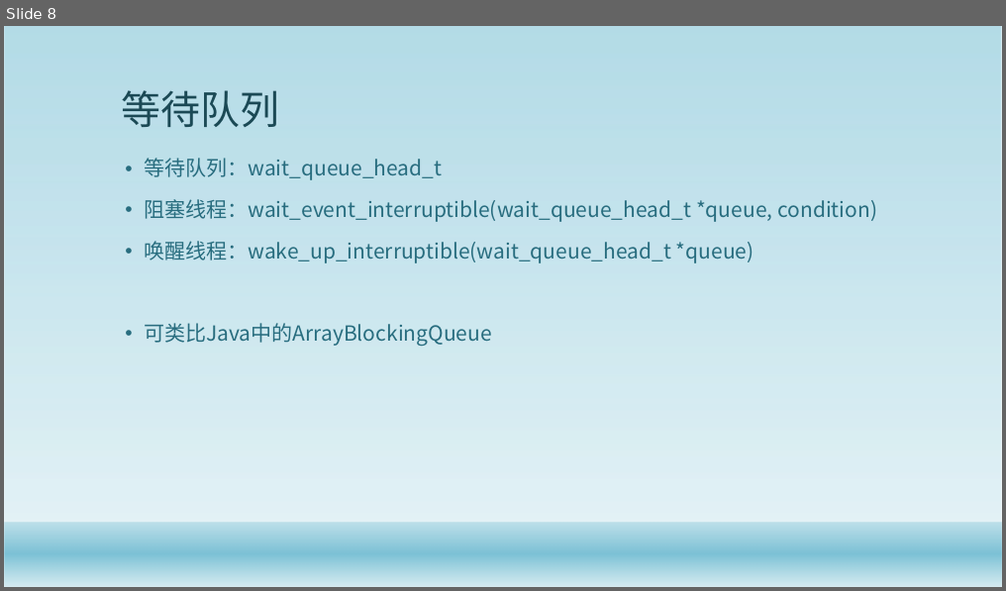
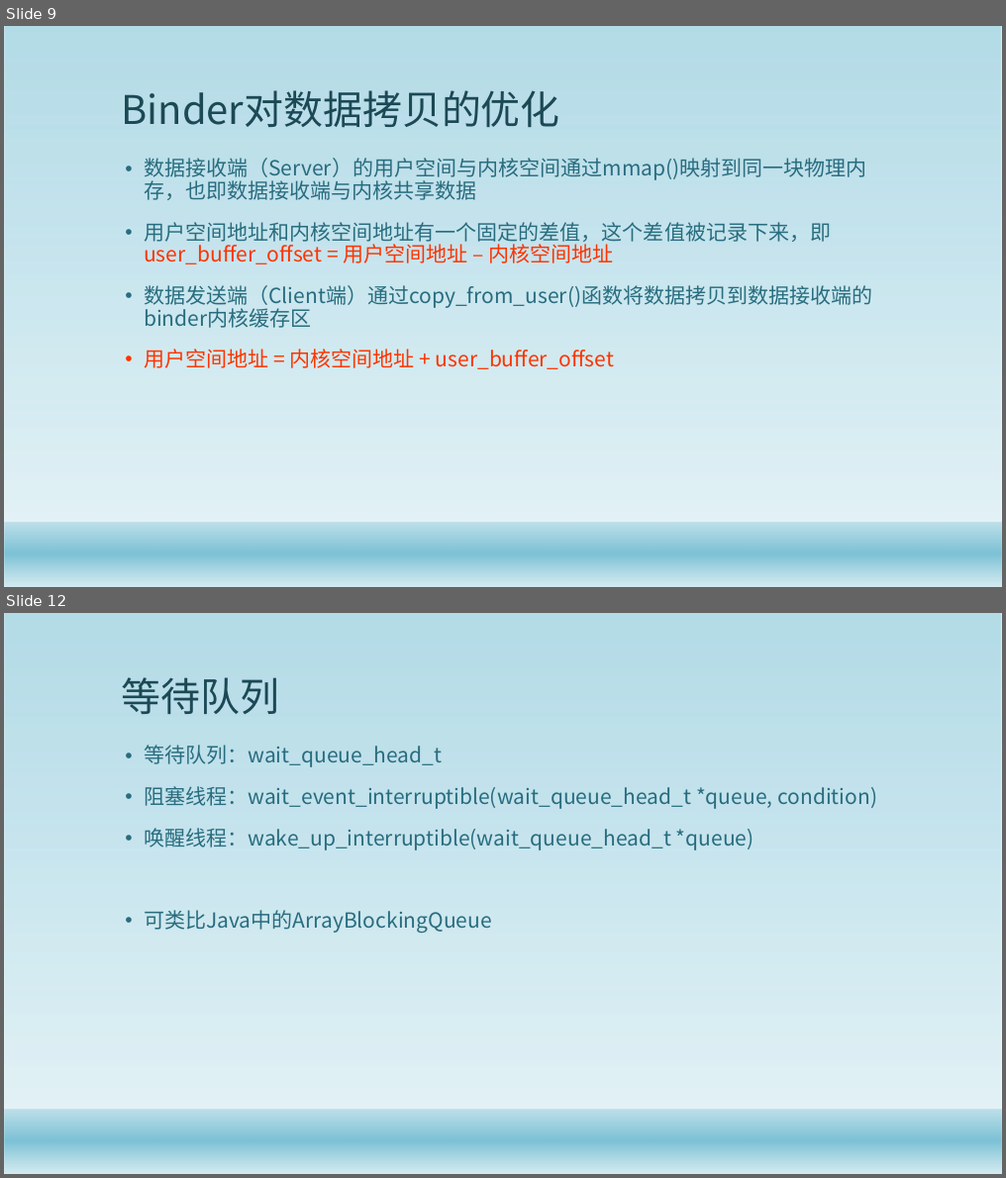
Before and after one commit to gaozhuo/binder-, a slide deck: 技术分享.pptx. Shown one above the other, each under a label of ours: slide 8 before the commit, slides 9 and 12 after it; the slides between them are not shown. The pictures are 1006x591 and 1006x1178 pixels, drawn with LibreOffice and Linux fonts; fonts in the diff are those of the drawing; background and template pictures are left out. Boxes give left, top, right and bottom in pixels: in the first picture for what was removed or moved away, otherwise in the second. Text is boxed around its words. In the diff, an @@ line names an element or a change of style, - is before the commit and + after.

```diff
--- a/技术分享.pptx
+++ b/技术分享.pptx
@@ slide 9 added at box(4, 26, 1002, 587), background #FFFFFF; not listed: 2 template elements that a slide beside it also shows @@
@@ title added at box(121, 90, 559, 127), 38 pt, text #1B4855 @@
+Binder对数据拷贝的优化
@@ text added at box(144, 158, 873, 370), 20 pt, text #296D7F @@
+• 数据接收端（Server）的用户空间与内核空间通过mmap()映射到同一块物理内存，也即数据接收端与内核共享数据
+• 用户空间地址和内核空间地址有一个固定的差值，这个差值被记录下来，即user_buffer_offset = 用户空间地址 – 内核空间地址
+• 数据发送端（Client端）通过copy_from_user()函数将数据拷贝到数据接收端的binder内核缓存区
+• 用户空间地址 = 内核空间地址 + user_buffer_offset
@@ what was slide 8 is now slide 12 @@
```
Also in this commit, not shown: 7 other slides added, 1 slide removed, 2 other files.
